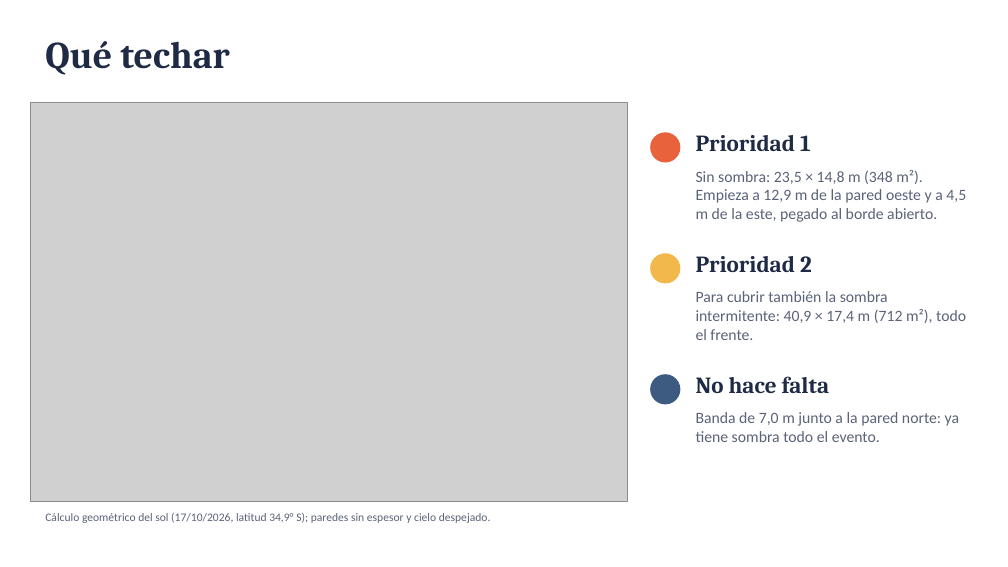
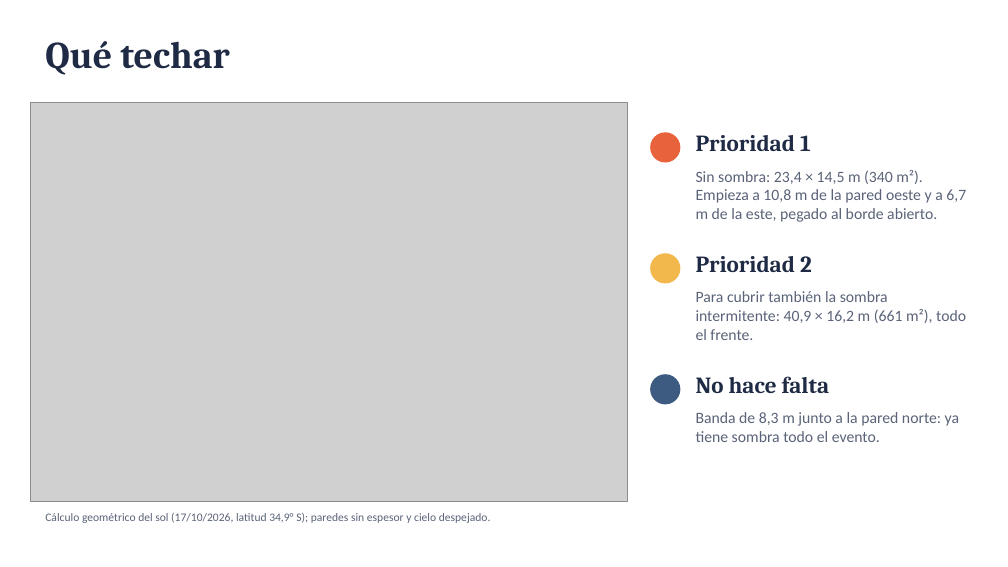
Before and after one commit to juangarbusii-netizen/producto-final-stem-sombras, a slide deck: slide 5 of Sombra_patio_17_octubre.pptx. Drawn at 1008x567 pixels with LibreOffice and Linux fonts; fonts in the diff are those of the drawing; grey boxes stand for pictures. Boxes give left, top, right and bottom in pixels: in the first picture for what was removed or moved away, otherwise in the second. Text is boxed around its words. In the diff, an @@ line names an element or a change of style, - is before the commit and + after.

Commit message:
Corregir orientacion: el norte real esta 7 grados al este
Todo el proyecto asumia el norte 7 grados al oeste. Se recalcularon zonas de sombra, corrimientos y techo con calculos/sombra_orientacion.py y se actualizaron la presentacion, los dos docx, el sol, la flecha N y el contorno de la zona en los .blend, y los renders de ideas iniciales.

```diff
--- a/Sombra_patio_17_octubre.pptx
+++ b/Sombra_patio_17_octubre.pptx
@@ text at [696,170,966,222]: text changed @@
-Sin sombra: 23,5 × 14,8 m (348 m²). Empieza a 12,9 m de la pared oeste y a 4,5 m de la este, pegado al borde abierto.
+Sin sombra: 23,4 × 14,5 m (340 m²). Empieza a 10,8 m de la pared oeste y a 6,7 m de la este, pegado al borde abierto.
@@ text at [696,291,966,340]: text changed @@
-Para cubrir también la sombra intermitente: 40,9 × 17,4 m (712 m²), todo el frente.
+Para cubrir también la sombra intermitente: 40,9 × 16,2 m (661 m²), todo el frente.
@@ text at [696,412,959,442]: text changed @@
-Banda de 7,0 m junto a la pared norte: ya tiene sombra todo el evento.
+Banda de 8,3 m junto a la pared norte: ya tiene sombra todo el evento.
```
Also in this commit, not shown: 3 other slides changed, 32 other files.
